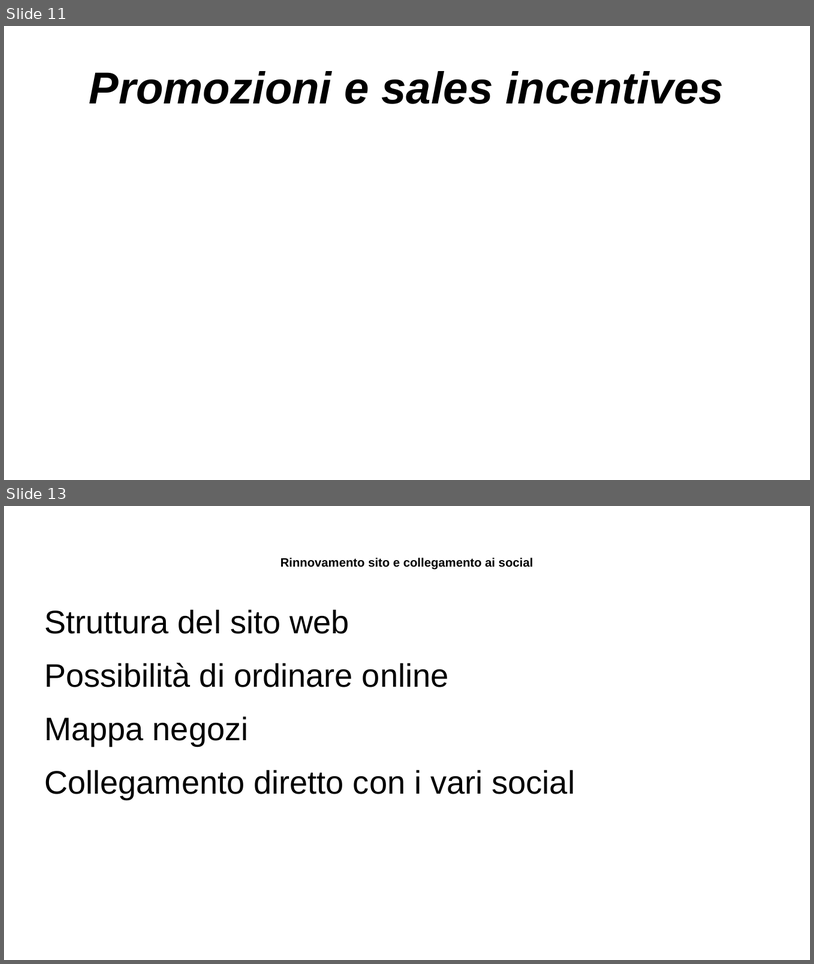
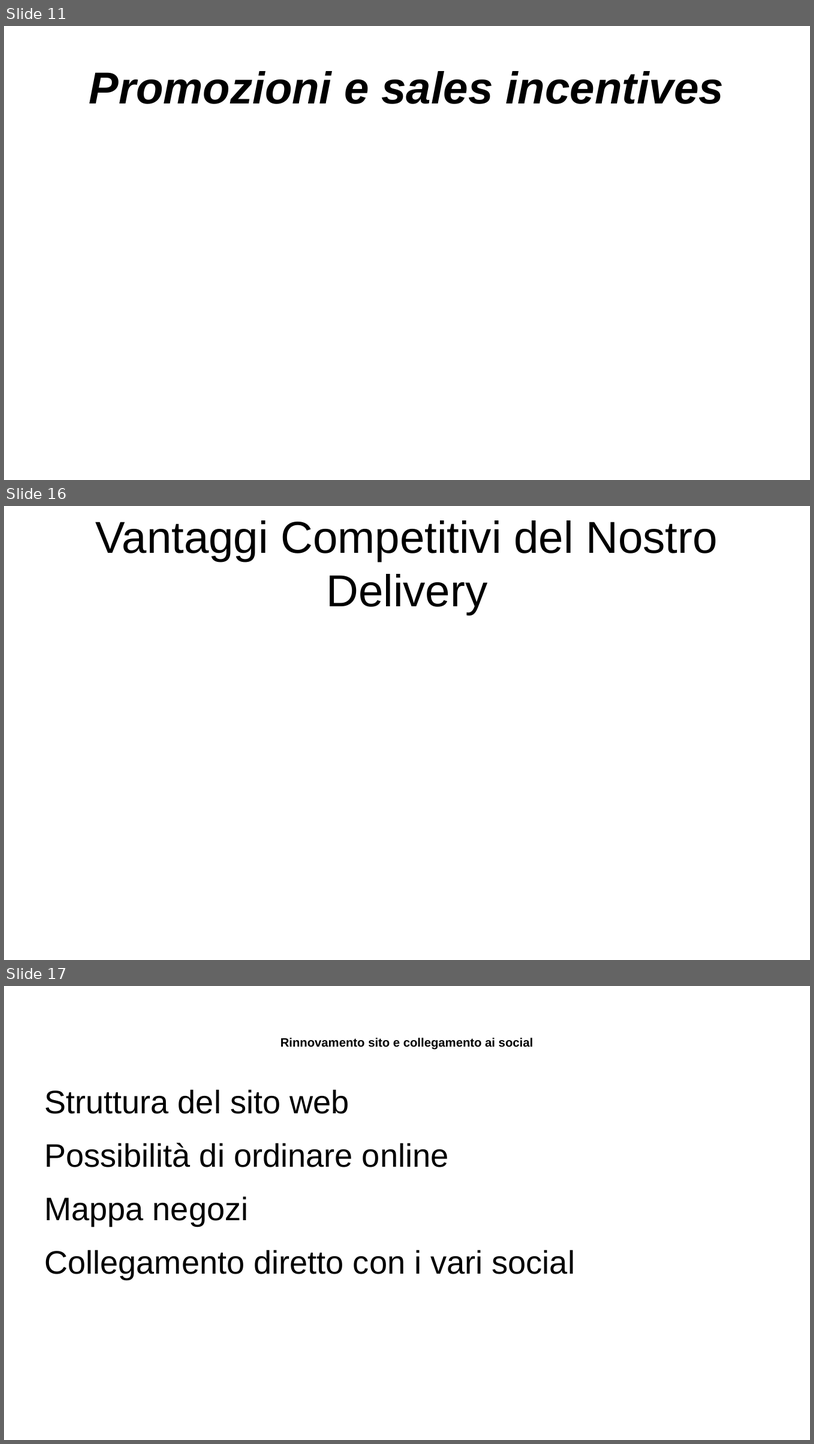
Before and after one commit to Jack-Ark-01/JustBurgerProjectWork, a slide deck: SecondaSuddivisioneGruppi/Logica/Materiale PPT/PPT lavoro.odp. Shown one above the other, each under a label of ours: slides 11 and 13 before the commit, slides 11, 16 and 17 after it; the slides between them are not shown. The pictures are 814x964 and 814x1444 pixels, drawn with LibreOffice and Linux fonts; fonts in the diff are those of the drawing. Boxes give left, top, right and bottom in pixels: in the first picture for what was removed or moved away, otherwise in the second. Text is boxed around its words. In the diff, an @@ line names an element or a change of style, - is before the commit and + after.

Commit message:
10/06, Mattia ci ha consegnato il suo lavoro sulle slide relative al servizio delivery e noi le abbiamo incorporate

```diff
--- a/SecondaSuddivisioneGruppi/Logica/Materiale PPT/PPT lavoro.odp
+++ b/SecondaSuddivisioneGruppi/Logica/Materiale PPT/PPT lavoro.odp
@@ slide 16 added at (4,506,810,960), background #FFFFFF @@
@@ title added at (95,520,717,615), 44 pt, text #000000 @@
+Vantaggi Competitivi del Nostro Delivery
@@ what was slide 13 is now slide 17 @@
```
Also in this commit, not shown: 4 other slides added, 1 slide removed, 2 other files.
